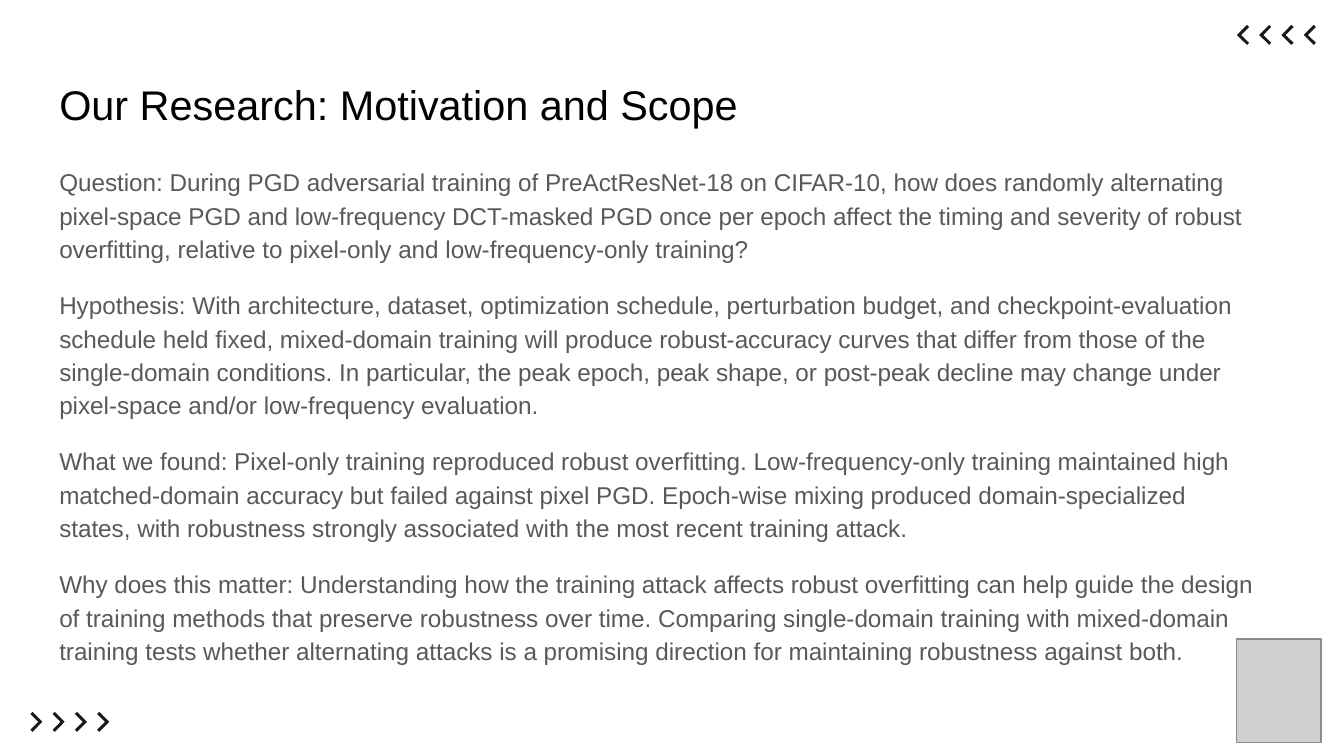
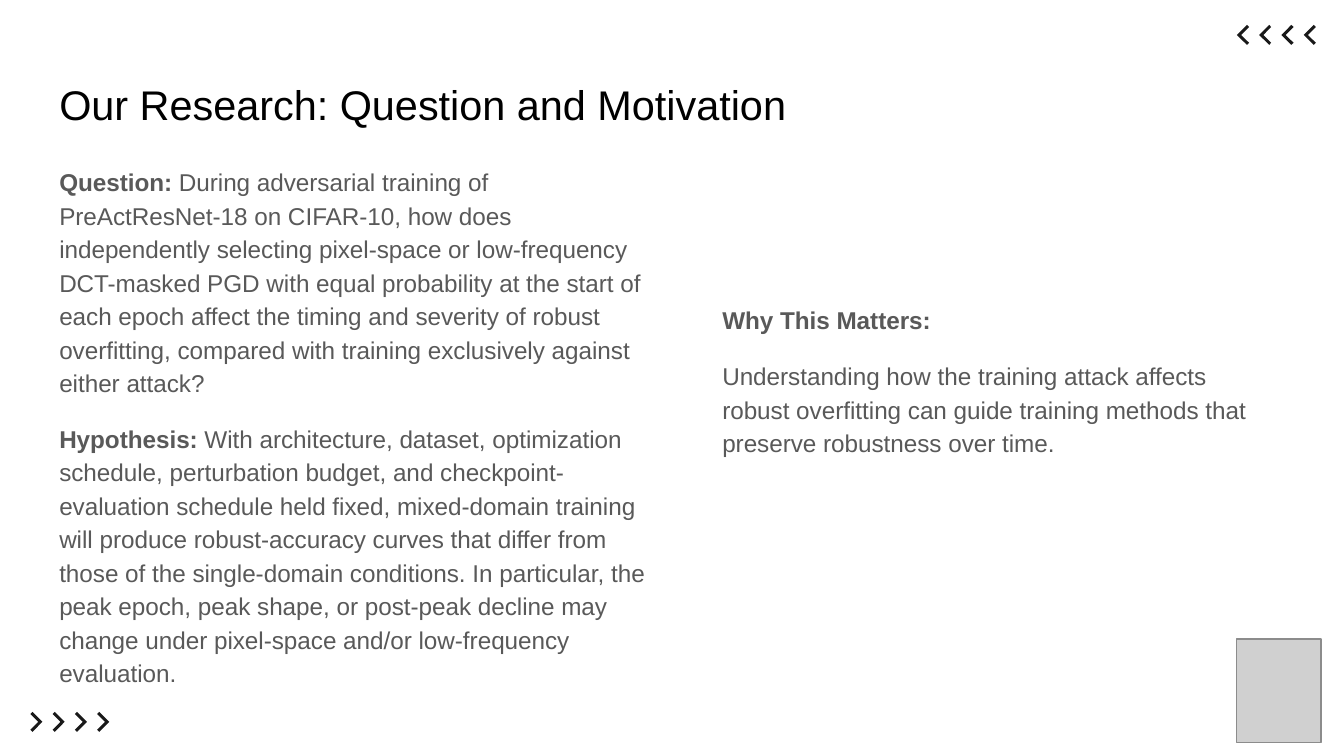
Before and after one commit to ItsKaiwenDu/Robust-Overfitting, a slide deck: slide 6 of report/slides.pptx (slide 9 before the commit). Drawn at 1344x756 pixels with LibreOffice and Linux fonts; fonts in the diff are those of the drawing; grey boxes stand for pictures. Boxes give left, top, right and bottom in pixels: in the first picture for what was removed or moved away, otherwise in the second. Text is boxed around its words. In the diff, an @@ line names an element or a change of style, - is before the commit and + after.

```diff
--- a/report/slides.pptx
+++ b/report/slides.pptx
@@ title at (59, 90, 786, 128): text changed @@
-Our Research: Motivation and Scope
+Our Research: Question and Motivation
@@ text at (59, 173, 640, 392): text changed @@
-Question: During PGD adversarial training of PreActResNet-18 on CIFAR-10, how does randomly alternating pixel-space PGD and low-frequency DCT-masked PGD once per epoch affect the timing and severity of robust overfitting, relative to pixel-only and low-frequency-only training?
+Question: During adversarial training of PreActResNet-18 on CIFAR-10, how does independently selecting pixel-space or low-frequency DCT-masked PGD with equal probability at the start of each epoch affect the timing and severity of robust overfitting, compared with training exclusively against either attack?
@@ text added at (722, 311, 1245, 457), 13 pt, text #595959 @@
+Why This Matters:
+Understanding how the training attack affects robust overfitting can guide training methods that preserve robustness over time.
@@ text at (59, 430, 645, 682): bold on in "Hypothesis:" @@
@@ text at (59, 452, 1252, 665): paragraphs removed @@
-What we found: Pixel-only training reproduced robust overfitting. Low-frequency-only training maintained high matched-domain accuracy but failed against pixel PGD. Epoch-wise mixing produced domain-specialized states, with robustness strongly associated with the most recent training attack.
-Why does this matter: Understanding how the training attack affects robust overfitting can help guide the design of training methods that preserve robustness over time. Comparing single-domain training with mixed-domain training tests whether alternating attacks is a promising direction for maintaining robustness against both.
```
Also in this commit, not shown: 5 other slides changed, 7 slides added, 9 slides removed.
